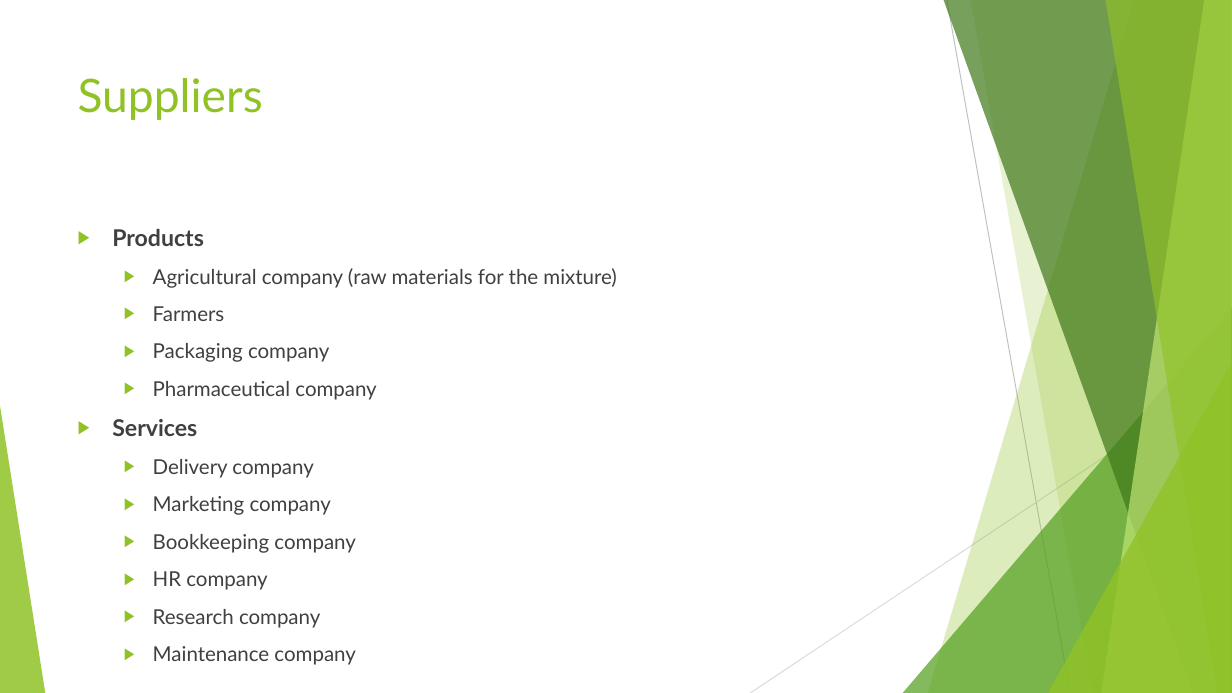
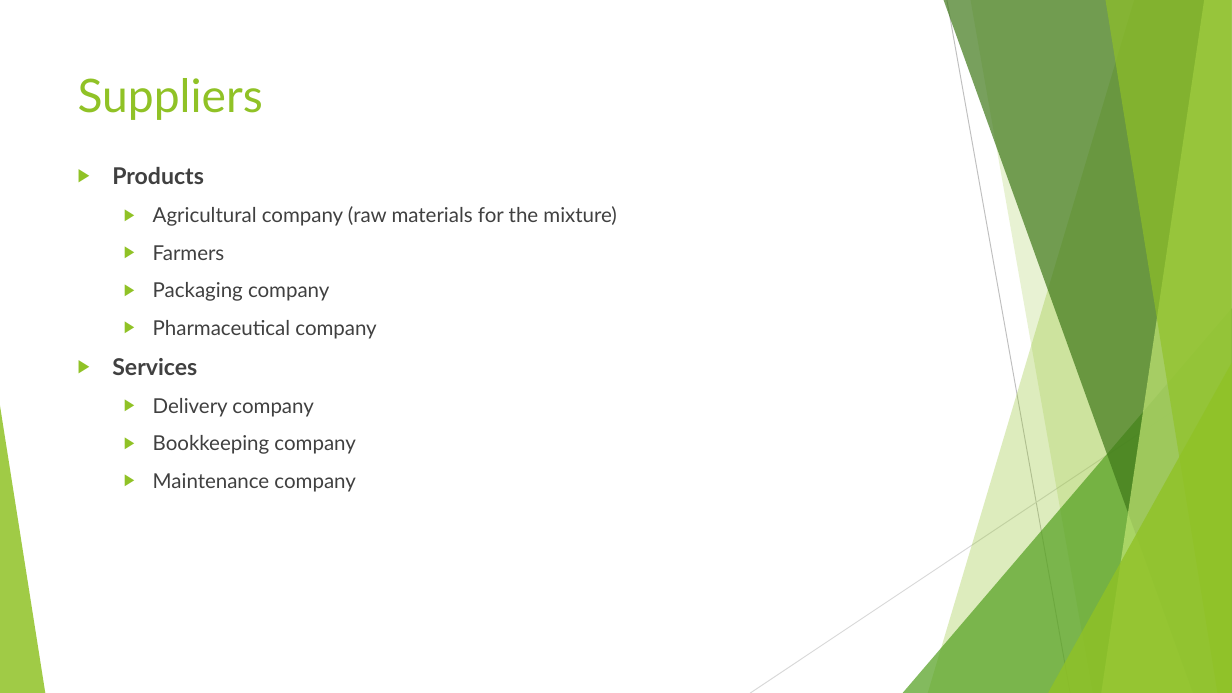
Before and after one commit to 4IT531/pet_food_manufacturing_company, a slide deck: slide 5 of presentation/16.11_presentation.pptx (slide 6 before the commit). Drawn at 1232x693 pixels with LibreOffice and Linux fonts; fonts in the diff are those of the drawing. Boxes give left, top, right and bottom in pixels: in the first picture for what was removed or moved away, otherwise in the second. Text is boxed around its words. In the diff, an @@ line names an element or a change of style, - is before the commit and + after.

```diff
--- a/presentation/16.11_presentation.pptx
+++ b/presentation/16.11_presentation.pptx
@@ text "Products": place and size @@
-text "Products" at [112, 229, 616, 665]
+text "Products" at [112, 167, 616, 492]
@@ text at [153, 496, 331, 515]: paragraph removed @@
-  ▶ Marketing company
@@ text at [153, 571, 320, 628]: paragraphs removed @@
-  ▶ HR company
-  ▶ Research company
```
Also in this commit, not shown: 4 other slides changed, 4 slides added, 1 slide removed, 43 other files.
